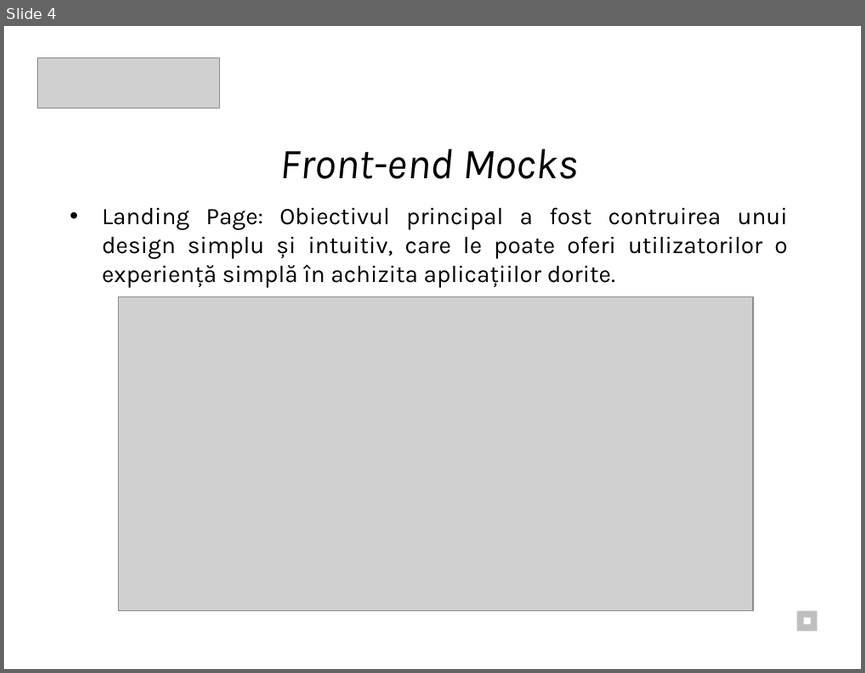
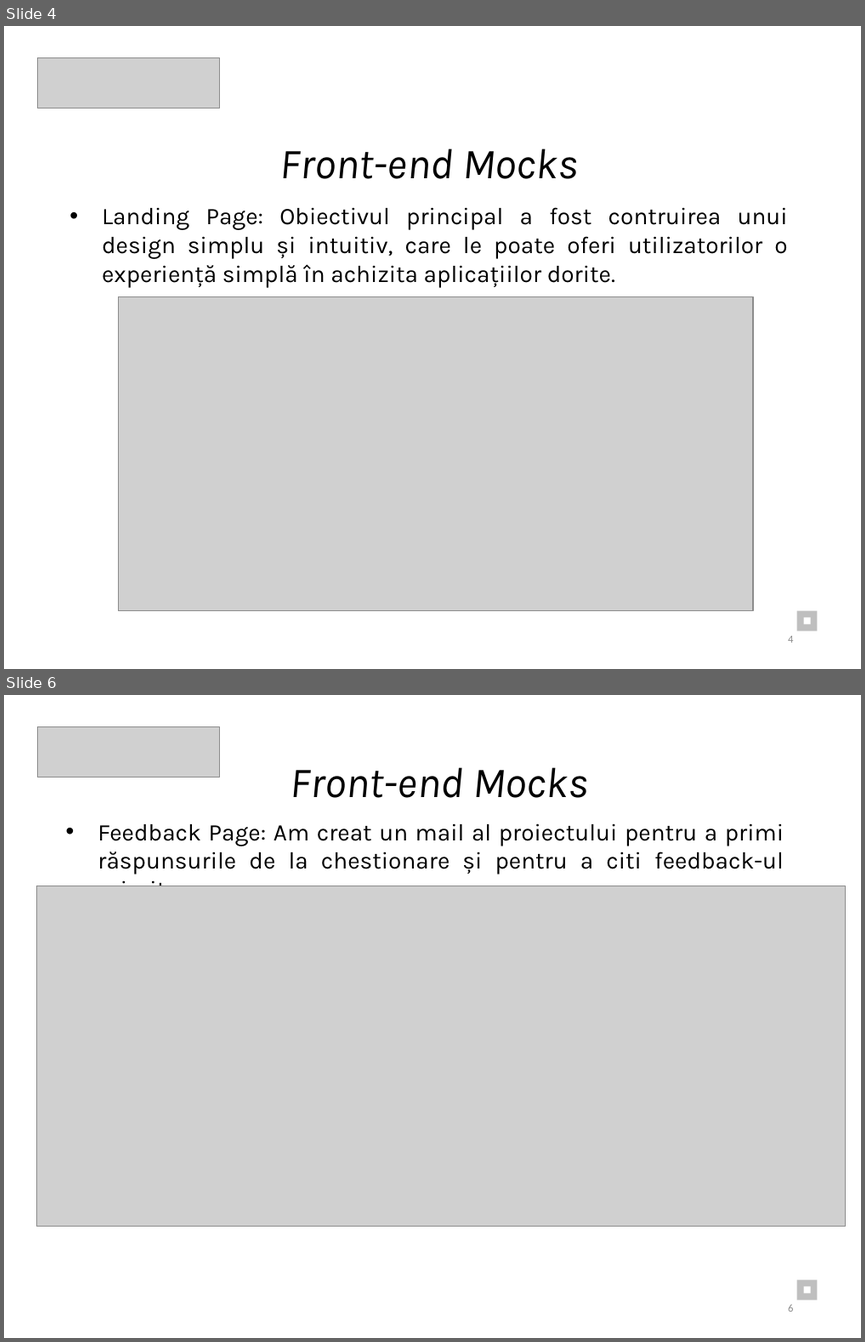
Before and after one commit to Eduard2609/TeaPython_ISW, a slide deck: Documentatie/Documentație_ PPT.pptx. Shown one above the other, each under a label of ours: slide 4 before the commit, slides 4 and 6 after it; the slides between them are not shown. The pictures are 865x673 and 865x1342 pixels, drawn with LibreOffice and Linux fonts; fonts in the diff are those of the drawing; grey boxes stand for pictures. Boxes give left, top, right and bottom in pixels: in the first picture for what was removed or moved away, otherwise in the second. Text is boxed around its words. In the diff, an @@ line names an element or a change of style, - is before the commit and + after.

```diff
--- a/Documentatie/Documentație_ PPT.pptx
+++ b/Documentatie/Documentație_ PPT.pptx
@@ slide 6 added at bbox=[4, 695, 861, 1338], background #FFFFFF @@
@@ picture added at bbox=[37, 726, 220, 777] @@
@@ text added at bbox=[290, 767, 588, 798], 36 pt, text #000000, italic @@
+Front-end Mocks
@@ text added at bbox=[98, 823, 783, 886], 20 pt, text #000000 @@
+• Feedback Page: Am creat un mail al proiectului pentru a primi răspunsurile de la chestionare și pentru a citi feedback-ul primit.
@@ picture added at bbox=[36, 886, 845, 1226] @@
@@ rectangle added at bbox=[796, 1279, 817, 1300], fill #BFBFBF @@
@@ page number added at bbox=[788, 1304, 793, 1311], 9 pt, text #8C8C8C @@
+6
@@ rectangle added at bbox=[803, 1287, 811, 1293], fill #FFFFFF @@
@@ slide 4 changed as well @@
@@ page number added at bbox=[788, 635, 793, 642], 9 pt, text #8C8C8C @@
+4
```
Also in this commit, not shown: 9 other slides changed, 5 other slides added, 1 other file.
